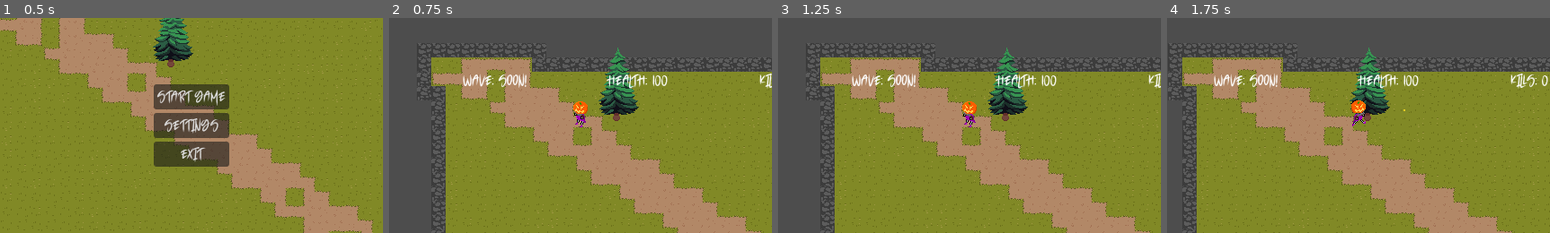
Above: before the commit, frames 1-4 (left to right).
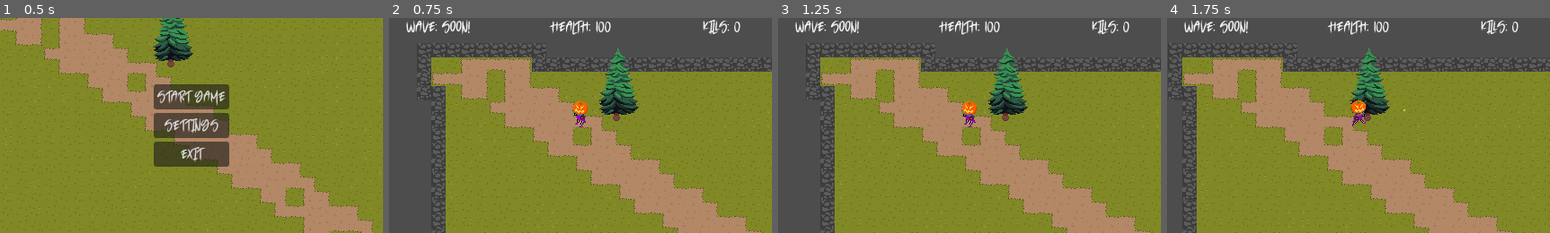
Above: after the commit, the same moments.

Repository: joshuardecker/eternal-harvest
Game: Godot game, scene res://World/world.tscn
Two runs of this game, one before a commit and one after it. Both use one fixed random seed, a clock stepped at 60 frames per second and the inputs below.
Inputs (mouse positions are in pixels of both pictures, inside the frame that each line leads up to):
- Up to frame 1 (0.5 s): no input
- Up to frame 2 (0.75 s): click "Start Game" at 0.5 s
- Up to frame 3 (1.25 s): no input
- Up to frame 4 (1.75 s): tap Enter at 1.25 s; move the mouse to (1442, 114) at 1.27 s; hold D (right) from 1.28 s (still down); click (1442, 114) at 1.35 s

Frame 1 is identical in both runs. In frame 2, 2.2% of the frame differs, in the area x 4-100%, y 0-33%; in frame 3, 2.2%; in frame 4, 2.3%.

Commit message:
Rewrote to use the new canvas layer to draw UI elements rather than append directly on the tree

Diff:
--- a/Managers/ui_manager.gd
+++ b/Managers/ui_manager.gd
@@ -30,9 +30,28 @@
 	if not game_manager:
 		push_error("The UI manager could not find the GameManager!")
 
+func push_to_canvas(ui):
+	var ui_layer: CanvasLayer = get_tree().get_first_node_in_group("UILayer")
+
+	if not ui_layer:
+		push_error("UI manager could not find the UILayer!")
+
+	ui_layer.add_child(ui)
+
+func remove_from_canvas(ui):
+	var ui_layer: CanvasLayer = get_tree().get_first_node_in_group("UILayer")
+
+	if not ui_layer:
+		push_error("UI manager could not find the UILayer!")
+
+	for child in ui_layer.get_children():
+		if child == ui:
+			ui_layer.remove_child(child)
+			child.queue_free()
+
 func load_main_menu():
 	main_menu = main_menu_scene.instantiate()
-	get_tree().root.add_child(main_menu)
+	push_to_canvas(main_menu)
 
 	# Connects the main menu buttons to their functions.
 	main_menu.connect("start", game_manager.start_game)
@@ -40,15 +59,14 @@
 	main_menu.connect("exit", game_manager.quit_game)
 
 func unload_main_menu():
-	get_tree().root.remove_child(main_menu)
-	main_menu.queue_free()
+	remove_from_canvas(main_menu)
 
 func load_settings_menu():
 	# Since the settings menu comes from the main menu, deal with that here.
 	unload_main_menu()
 
 	settings_menu = settings_menu_scene.instantiate()
-	get_tree().root.add_child(settings_menu)
+	push_to_canvas(settings_menu)
 
 	# Connect useful settings functions.
 	settings_menu.connect("fullscreen", game_manager.change_fullscreen)
@@ -56,16 +74,14 @@
 	settings_menu.connect("back", unload_settings_menu)
 
 func unload_settings_menu():
-	get_tree().root.remove_child(settings_menu)
-	settings_menu.queue_free()
+	remove_from_canvas(settings_menu)
 
 	# Go back to the main menu.
 	load_main_menu()
 
 func load_hud():
 	hud = hud_scene.instantiate()
-	get_tree().root.add_child(hud)
+	push_to_canvas(hud)
 
 func unload_hud():
-	get_tree().root.remove_child(hud)
-	hud.queue_free()
+	remove_from_canvas(hud)
